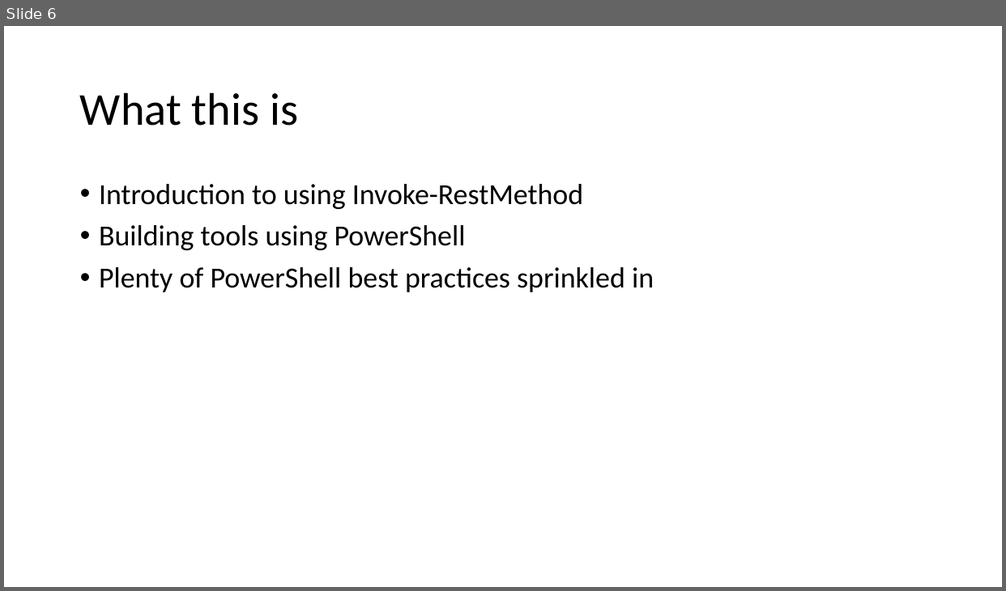
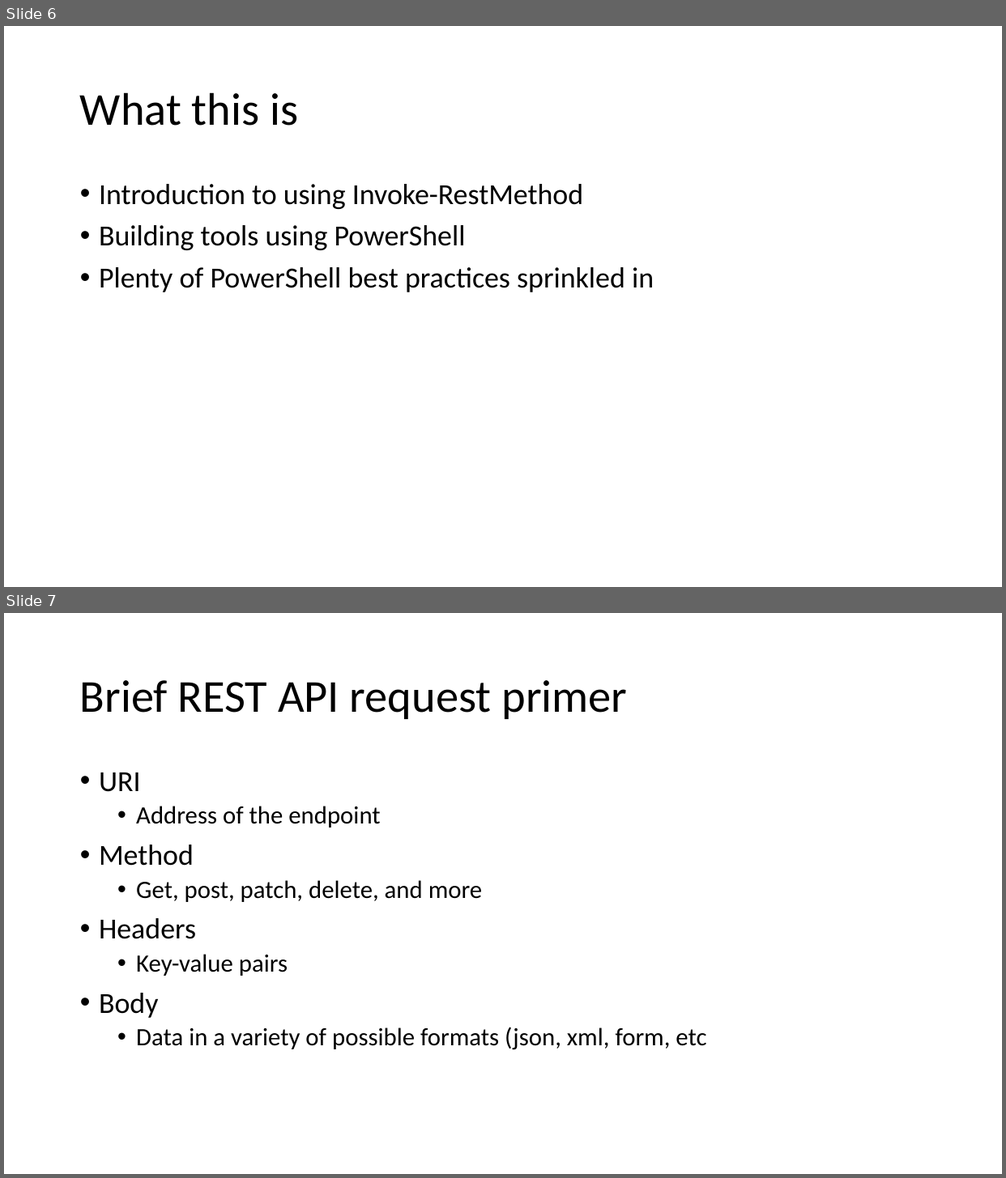
Before and after one commit to ThePoShWolf/Sessions, a slide deck: 2020-01-30 - MTX Portland - REST APIs/MTX Portland - REST APIs.pptx. Shown one above the other, each under a label of ours: slide 6 before the commit, slides 6 and 7 after it. The pictures are 1006x591 and 1006x1178 pixels, drawn with LibreOffice and Linux fonts; fonts in the diff are those of the drawing; background and template pictures are left out. Boxes give left, top, right and bottom in pixels: in the first picture for what was removed or moved away, otherwise in the second. Text is boxed around its words. In the diff, an @@ line names an element or a change of style, - is before the commit and + after.

Commit message:
Added the REST API primer page

```diff
--- a/2020-01-30 - MTX Portland - REST APIs/MTX Portland - REST APIs.pptx
+++ b/2020-01-30 - MTX Portland - REST APIs/MTX Portland - REST APIs.pptx
@@ slide 7 added at (4, 613, 1002, 1174), background picture (left out) @@
@@ title added at (80, 680, 627, 719), 44 pt, text #000000 @@
+Brief REST API request primer
@@ text added at (99, 773, 706, 1050), 24 pt, text #000000 @@
+• URI
+  • Address of the endpoint
+• Method
+  • Get, post, patch, delete, and more
+• Headers
+  • Key-value pairs
+• Body
+  • Data in a variety of possible formats (json, xml, form, etc
```
